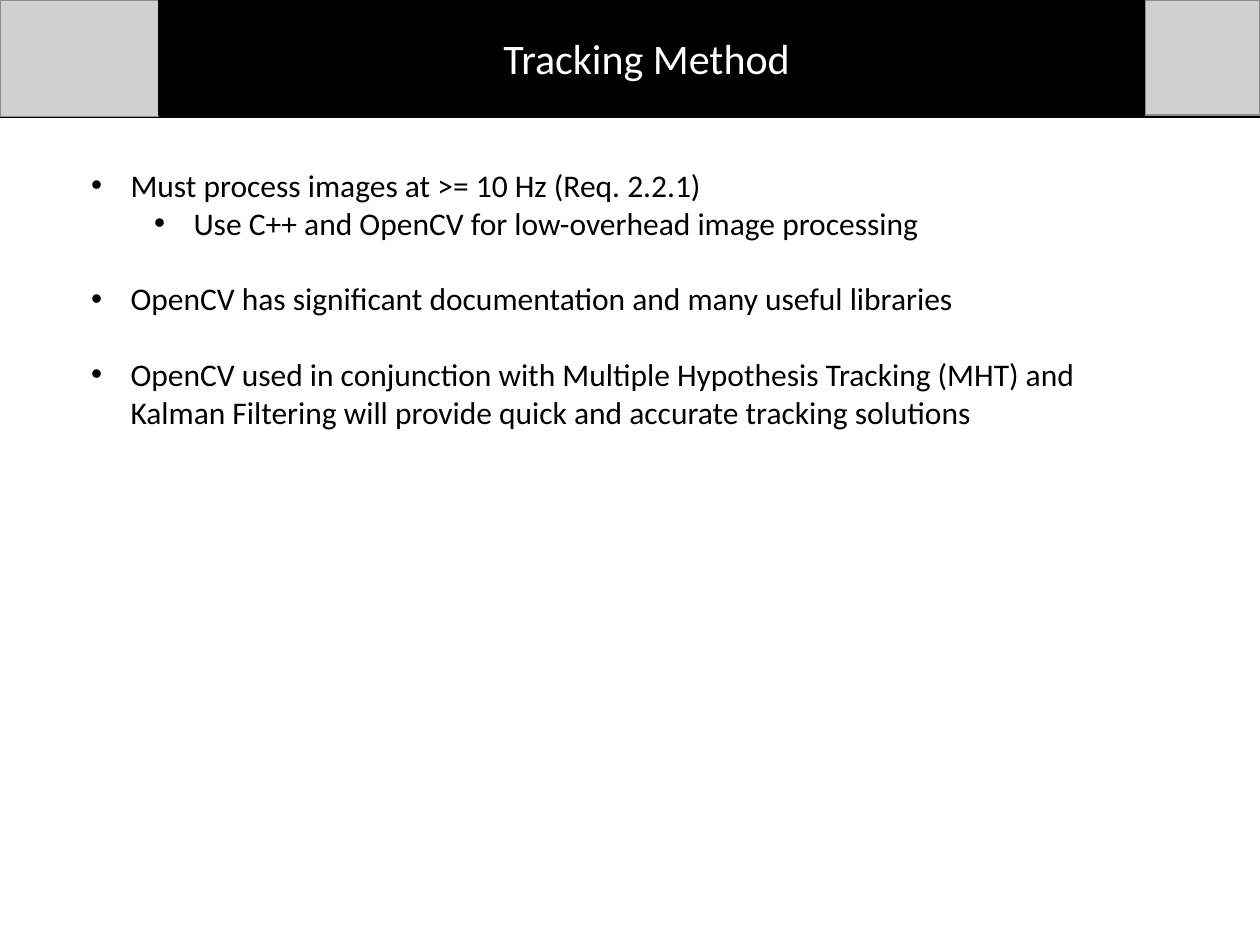
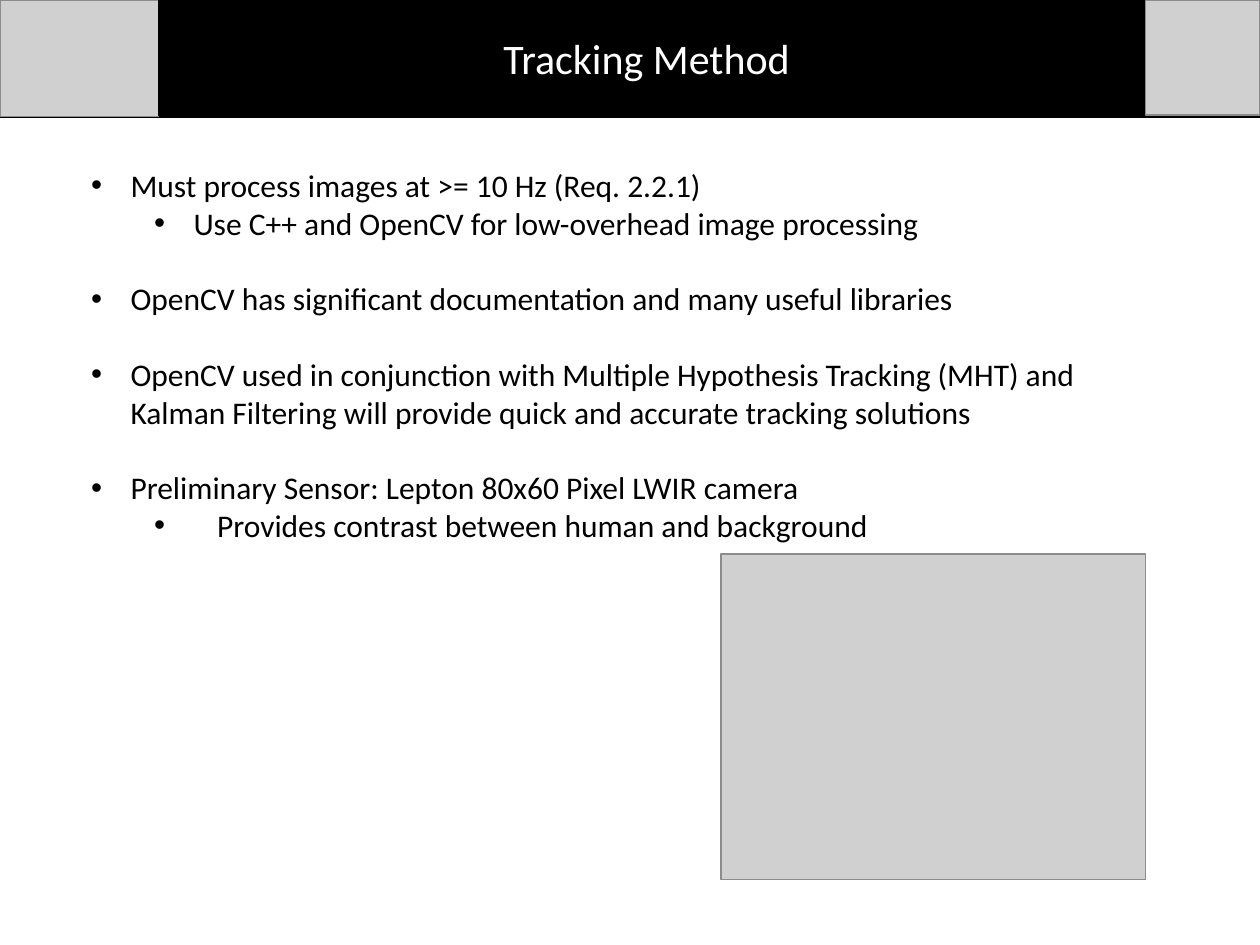
Before and after one commit to dtbinh/FlyNet, a slide deck: slide 2 of Presentations/Mid Semester Review/Individual_Slides/Taylor/Tracking_Subsection.pptx. Drawn at 1260x945 pixels with LibreOffice and Linux fonts; fonts in the diff are those of the drawing; grey boxes stand for pictures. Boxes give left, top, right and bottom in pixels: in the first picture for what was removed or moved away, otherwise in the second. Text is boxed around its words. In the diff, an @@ line names an element or a change of style, - is before the commit and + after.

```diff
--- a/Presentations/Mid Semester Review/Individual_Slides/Taylor/Tracking_Subsection.pptx
+++ b/Presentations/Mid Semester Review/Individual_Slides/Taylor/Tracking_Subsection.pptx
@@ text at bbox=[131, 477, 868, 543]: paragraphs added @@
+• Preliminary Sensor: Lepton 80x60 Pixel LWIR camera
+  • Provides contrast between human and background
@@ picture added at bbox=[721, 554, 1145, 881] @@
```
Also in this commit, not shown: 2 other slides changed, 1 slide removed.
